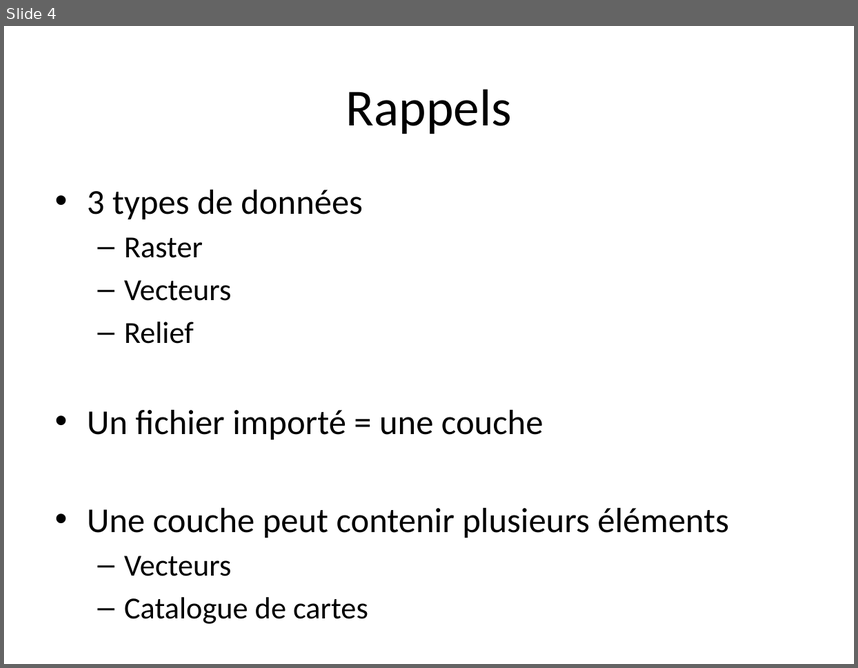
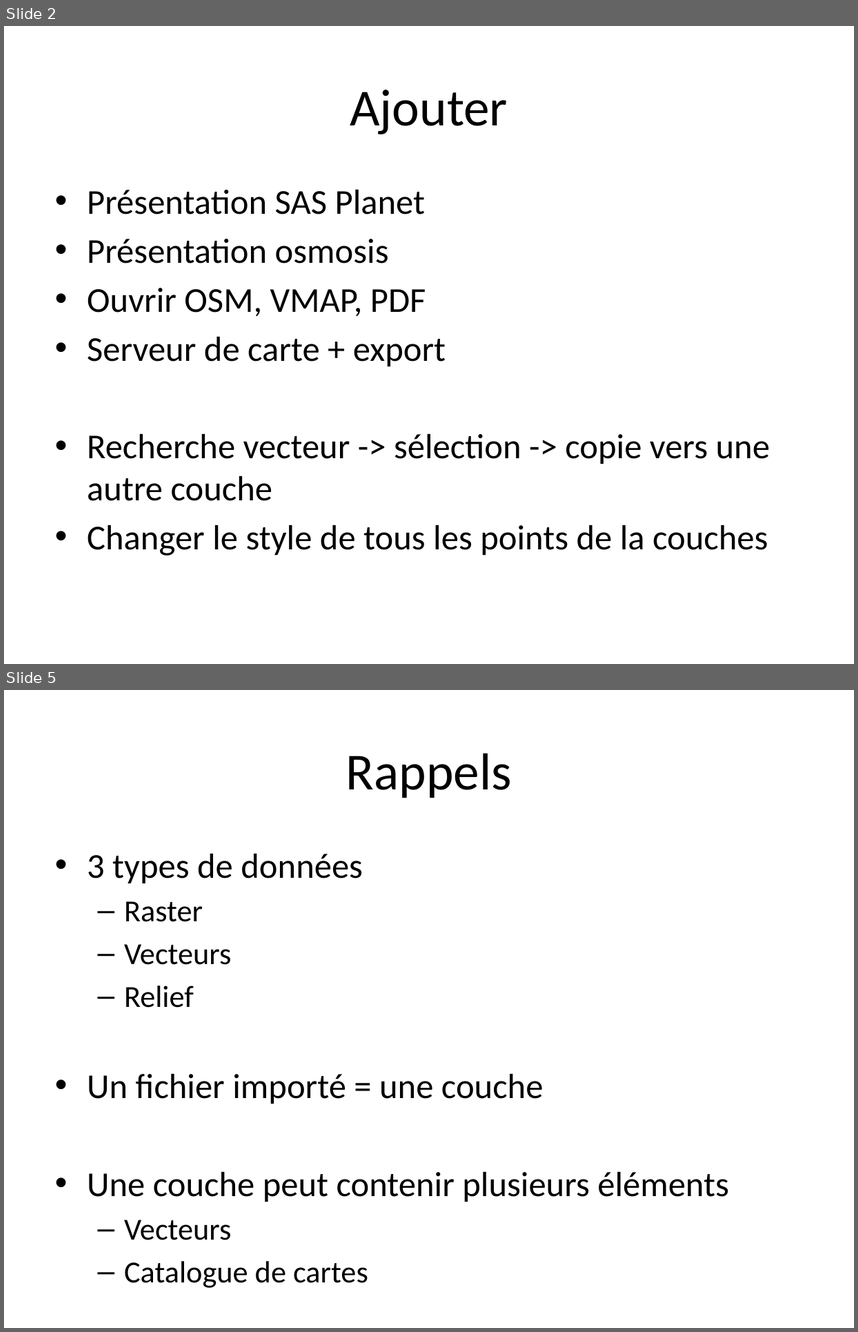
Before and after one commit to 20100dbg/OutilsGeo, a slide deck: cours/GM - Perfectionnement.pptx. Shown one above the other, each under a label of ours: slide 4 before the commit, slides 2 and 5 after it; the slides between them are not shown. The pictures are 858x668 and 858x1332 pixels, drawn with LibreOffice and Linux fonts; fonts in the diff are those of the drawing; background and template pictures are left out. Boxes give left, top, right and bottom in pixels: in the first picture for what was removed or moved away, otherwise in the second. Text is boxed around its words. In the diff, an @@ line names an element or a change of style, - is before the commit and + after.

```diff
--- a/cours/GM - Perfectionnement.pptx
+++ b/cours/GM - Perfectionnement.pptx
@@ slide 2 added at <box>4,26,854,664</box>, background picture (left out) @@
@@ title added at <box>350,89,508,134</box>, 44 pt, text #000000 @@
+Ajouter
@@ text added at <box>87,190,770,555</box>, 29.6 pt, text #000000 @@
+• Présentation SAS Planet
+• Présentation osmosis
+• Ouvrir OSM, VMAP, PDF
+• Serveur de carte + export
+• Recherche vecteur -> sélection -> copie vers une autre couche
+• Changer le style de tous les points de la couches
@@ what was slide 4 is now slide 5 @@
```
Also in this commit, not shown: 5 slides changed, 1 other slide added, 2 slides removed, 11 other files.
